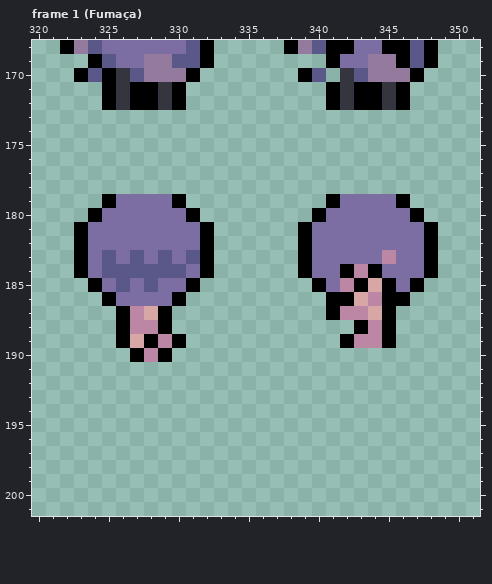
Pixel-art file: Entregas/ase/Sprites/Sprite-0005.ase. Above: the version before the commit.
384x384 pixels, 57 frames. Colours within 5 levels of each other are drawn and written as one. Shown: frame 1 (Fumaça): x 320..351, y 168..201. The commit also changed other frames or places, which this record leaves out.
After:
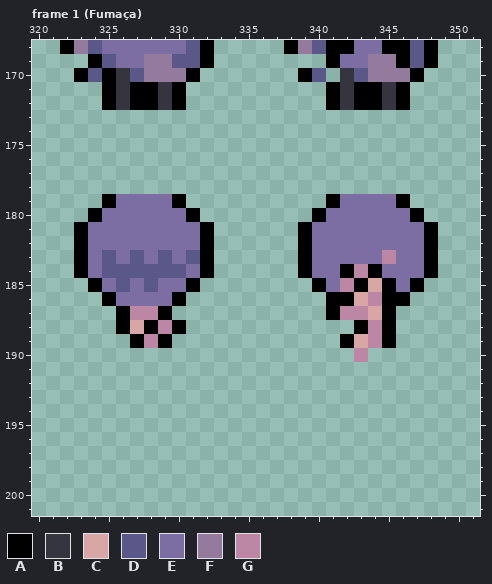
Palette (. is transparent): A #000000  B #353540  C #d9a6a6  D #5a5888  E #7c6da2  F #947a9d  G #bc87a5
From old to new:
Frame 1 (Fumaça), layer "Desenhos":
y 187: x 328 C -> G
y 188: x 327..330 GGA. -> CAGA
y 189: x 326..330 ACAGA -> .AGA.; x 343 G -> C
y 190: x 327..329 AGA -> ...; x 343 . -> G
Pixel boxes of the changes (left, top, right, bottom) in both pictures:
changed: (116, 306, 186, 362)
changed: (354, 334, 368, 362)
